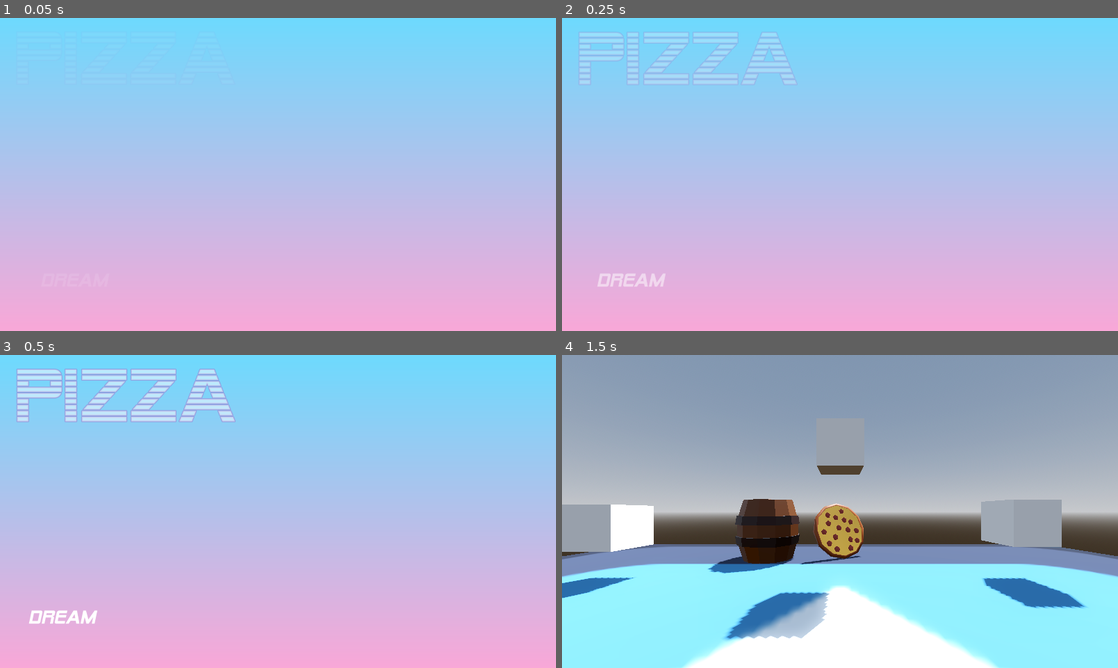
Above: before the commit, frames 1-4 (two rows, left to right).
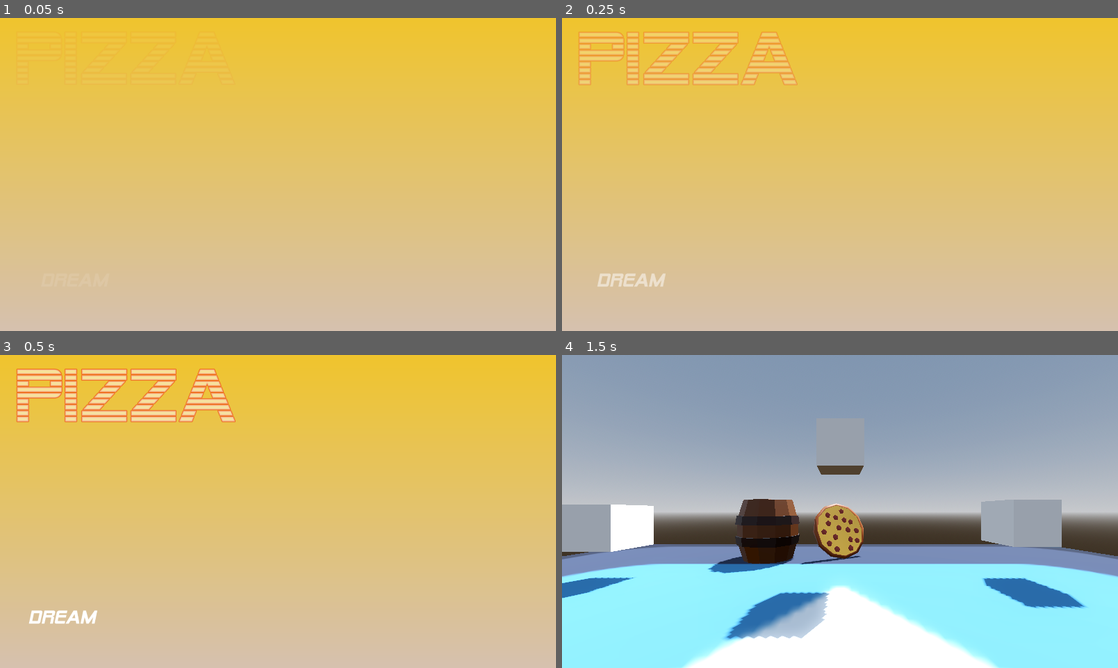
Above: after the commit, the same moments.

Repository: MattCharles/Dreams
Game: Godot game, scene res://Scenes/menu.tscn
The game is run twice, just before and just after one commit, with the same random seed, the same clock (stepped at 60 frames per second) and the same inputs. The engine's default icon, where the game draws it, is replaced by a stand-in: a white triangle on a blue panel in a dark square.
Inputs (mouse positions are in pixels of both pictures, inside the frame that each line leads up to):
- Up to frame 1 (0.05 s): no input
- Up to frame 2 (0.25 s): no input
- Up to frame 3 (0.5 s): no input
- Up to frame 4 (1.5 s): move the mouse to (962, 495) at 0.52 s; hold D (right) 0.53-1.25 s; click (962, 495) at 0.67 s; tap Space (jump) at 0.77 s; click "Dream" at 1.25 s

The runs differ from the first frame. In frame 1, 100% of the frame differs, in the area x 0-100%, y 0-100%; in frame 2, 100%; in frame 3, 100%; in frame 4, nothing differs.

Commit message:
Updated palettes

Diff:
--- a/Scenes/menu.tscn
+++ b/Scenes/menu.tscn
@@ -1,13 +1,12 @@
-[gd_scene load_steps=8 format=3 uid="uid://b30ixqckg1j5c"]
+[gd_scene load_steps=7 format=3 uid="uid://b30ixqckg1j5c"]
 
-[ext_resource type="Texture2D" uid="uid://bft7nb1cf72gw" path="res://Palette2.png" id="1_k0we1"]
 [ext_resource type="Script" path="res://Scripts/main-menu.gd" id="1_nvooe"]
 [ext_resource type="FontFile" uid="uid://cwy1n1rvwjg5r" path="res://Fonts/AlienEncounters/SFAlienEncounters.ttf" id="2_pm4sq"]
 [ext_resource type="FontFile" uid="uid://dokcyr4vw5wb6" path="res://Fonts/streamster/Streamster.ttf" id="3_iwtji"]
 [ext_resource type="FontFile" uid="uid://dsx8djwkr6h3g" path="res://Fonts/AlienEncounters/SFAlienEncountersSolid-Ital.ttf" id="4_t56s4"]
 
 [sub_resource type="Gradient" id="Gradient_8eysy"]
-colors = PackedColorArray(0.431373, 0.854902, 0.996078, 1, 0.976471, 0.658824, 0.847059, 1)
+colors = PackedColorArray(0.941608, 0.772318, 0.179, 1, 0.839401, 0.757699, 0.686455, 1)
 
 [sub_resource type="GradientTexture1D" id="GradientTexture1D_y3wcb"]
 gradient = SubResource("Gradient_8eysy")
@@ -37,18 +36,13 @@
 rotation = 1.5708
 texture = SubResource("GradientTexture1D_y3wcb")
 
-[node name="Palette2" type="Sprite2D" parent="."]
-visible = false
-position = Vector2(1260, 542)
-texture = ExtResource("1_k0we1")
-
 [node name="Pizza" type="Label" parent="."]
 modulate = Color(1, 1, 1, 0)
 layout_mode = 0
 offset_left = 50.0
 offset_right = 884.0
 offset_bottom = 204.0
-theme_override_colors/font_outline_color = Color(0.615686, 0.443137, 0.796078, 1)
+theme_override_colors/font_outline_color = Color(0.94902, 0.137255, 0.0470588, 1)
 theme_override_constants/outline_size = 11
 theme_override_fonts/font = ExtResource("2_pm4sq")
 theme_override_font_sizes/font_size = 256
@@ -61,7 +55,7 @@
 offset_top = 100.0
 offset_right = 581.0
 offset_bottom = 317.0
-theme_override_colors/font_color = Color(0.615686, 0.443137, 0.796078, 1)
+theme_override_colors/font_color = Color(0.647059, 0.0509804, 0.262745, 1)
 theme_override_fonts/font = ExtResource("3_iwtji")
 theme_override_font_sizes/font_size = 128
 text = "Dreams"
Binary file removed: Palette.png
Not shown, removed: Palette.png.import
Binary file removed: Palette2.png
Not shown, removed: Palette2.png.import
